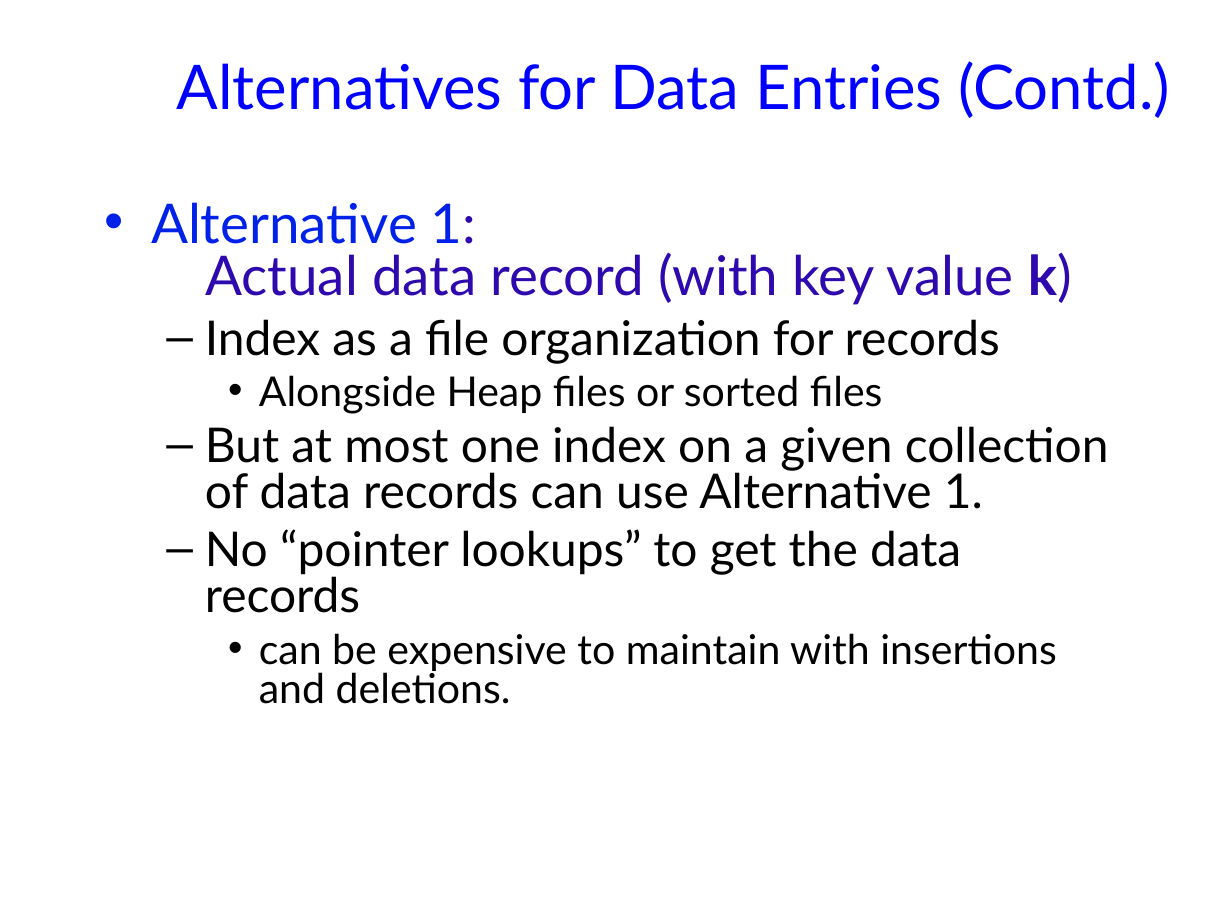
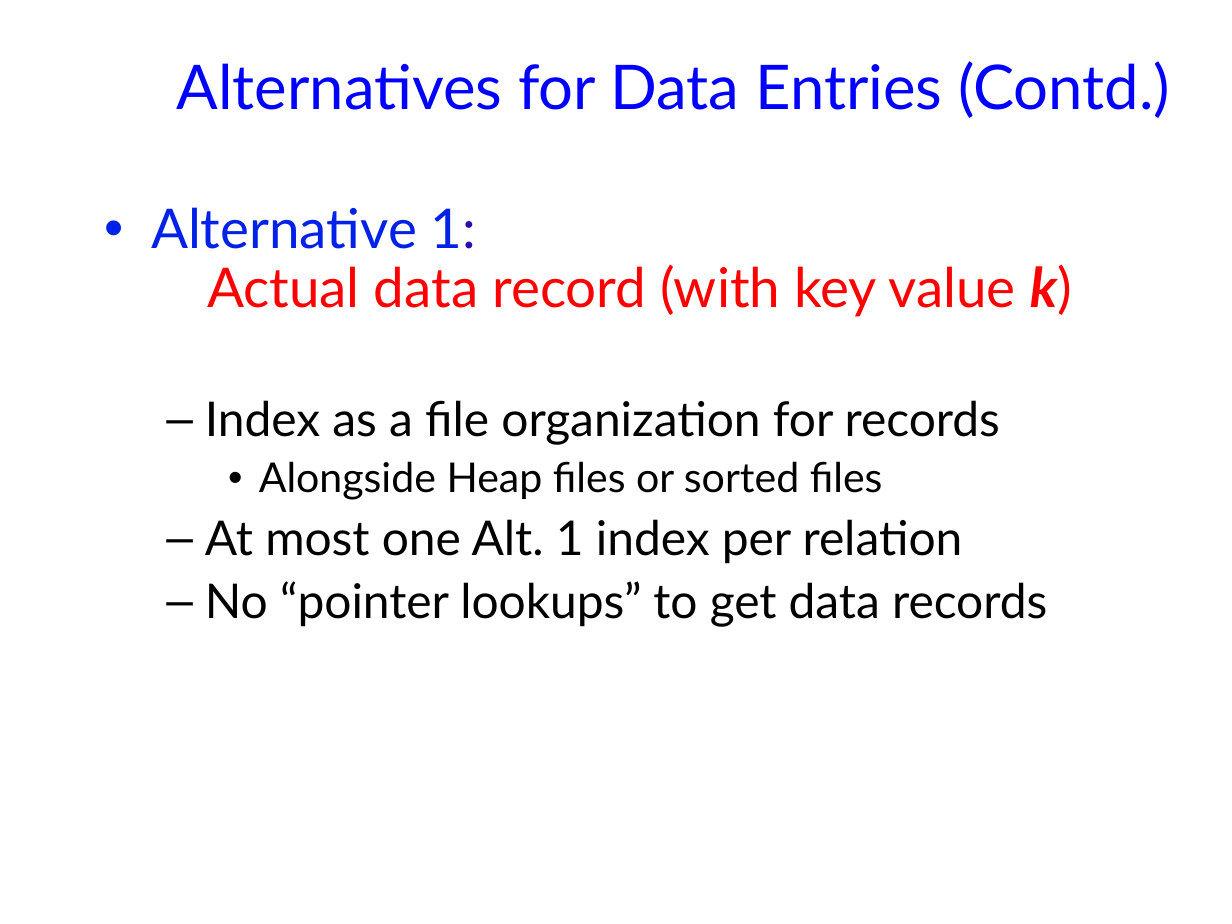
Before and after one commit to jhellerstein/cs186-09, a slide deck: slide 17 of lecs/05-FilesIndexes.ppt. Drawn at 1232x924 pixels with LibreOffice and Linux fonts; fonts in the diff are those of the drawing; background and template pictures are left out. Boxes give left, top, right and bottom in pixels: in the first picture for what was removed or moved away, otherwise in the second. Text is boxed around its words. In the diff, an @@ line names an element or a change of style, - is before the commit and + after.

```diff
--- a/lecs/05-FilesIndexes.ppt
+++ b/lecs/05-FilesIndexes.ppt
@@ text at (x1=151, y1=207, x2=1072, y2=500): text colour #2E09AE to #FF0000 in "Actual data record (with key value k)"; italic on in "k)"; line spacing 0.8 to 0.9 @@
@@ text at (x1=205, y1=519, x2=1047, y2=627): text changed @@
-  – But at most one index on a given collection of data records can use Alternative 1.
-  – No “pointer lookups” to get the data records
-    • can be expensive to maintain with insertions and deletions.
+  – At most one Alt. 1 index per relation
+  – No “pointer lookups” to get data records
```
Also in this commit, not shown: 9 other slides changed, 1 other file.
